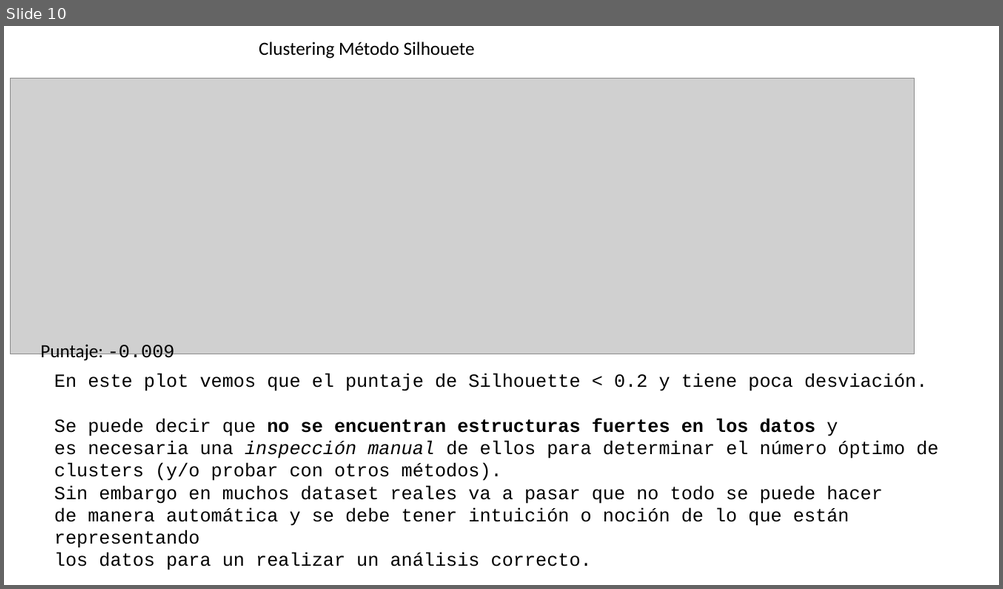
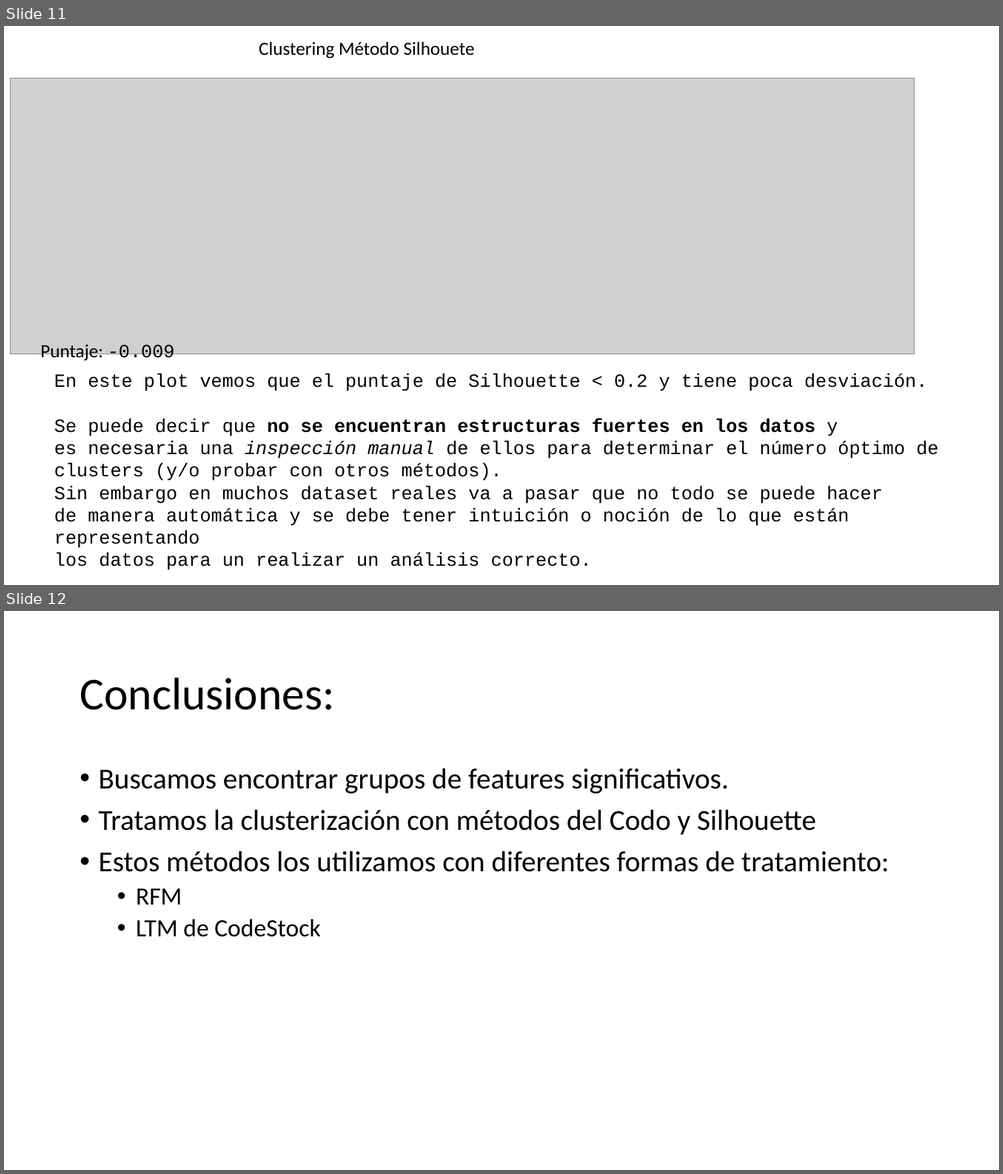
Before and after one commit to hcgalvan/UNSAM-Machine-Learning-on-Economics, a slide deck: resultados/Borrador-Presentacion.pptx. Shown one above the other, each under a label of ours: slide 10 before the commit, slides 11 and 12 after it. The pictures are 1003x589 and 1003x1174 pixels, drawn with LibreOffice and Linux fonts; fonts in the diff are those of the drawing; grey boxes stand for pictures. Boxes give left, top, right and bottom in pixels: in the first picture for what was removed or moved away, otherwise in the second. Text is boxed around its words. In the diff, an @@ line names an element or a change of style, - is before the commit and + after.

```diff
--- a/resultados/Borrador-Presentacion.pptx
+++ b/resultados/Borrador-Presentacion.pptx
@@ slide 12 added at [4,611,999,1170], background #FFFFFF @@
@@ title added at [79,678,334,710], 44 pt, text #000000 @@
+Conclusiones:
@@ text added at [99,768,888,937], 28 pt, text #000000 @@
+• Buscamos encontrar grupos de features significativos.
+• Tratamos la clusterización con métodos del Codo y Silhouette
+• Estos métodos los utilizamos con diferentes formas de tratamiento:
+  • RFM
+  • LTM de CodeStock
@@ what was slide 10 is now slide 11 @@
```
Also in this commit, not shown: 1 slide changed, 3 other slides added, 1 slide removed, 8 other files.
